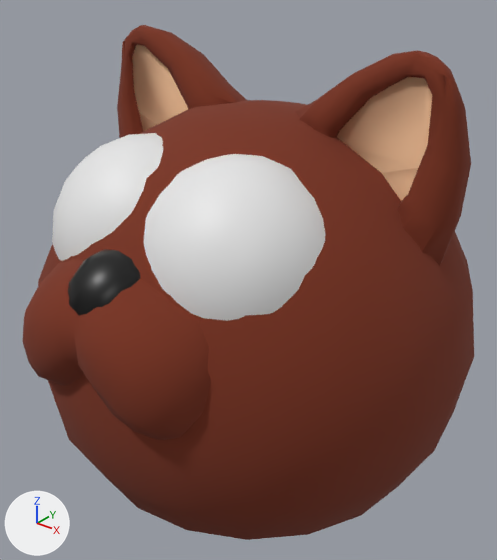
What one commit did to the glTF model art/Cats/ggjcat.glb.
The view is the same before and after, from a camera (50 mm lens) standing at (0.76, -0.972, 0.68) and looking at (-0.027, 0.013, 0.07). The lights are fixed; the arrows at lower left show +X, +Y and +Z. Vertices at the same position are counted once.

Objects in the first picture: 'Cat_bdy'.
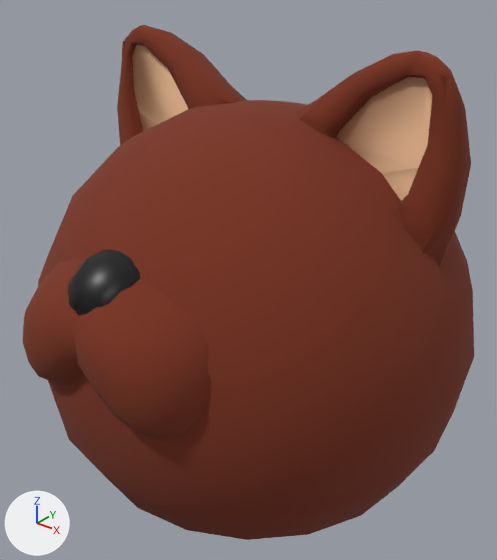
What the commit changed:
me_sphere_001 has 1359 vertices, 2553 faces and spans x -0.43..0.43, y -0.454..0.507, z -0.43..0.541.
me_sphere_001 is used by ob_cat_bdy; location (0.0, 0.0, 0.0).
me_sphere_001 part 1: the loose piece of 162 vertices spanning x -0.072..0.278, y -0.347..0.003, z 0.039..0.39 is deleted.
me_sphere_001 part 2: the loose piece of 162 vertices spanning x -0.278..0.072, y -0.347..0.003, z 0.039..0.39 is deleted.
me_sphere_001 no longer uses material mat_eye (white #e7e7e7).

Location of each change, (x1, y1, x2, y2) in pixels of the pictures (497 x 560 px):
part 1 of me_sphere_001, deleted
    before: (143, 154, 325, 321)
part 2 of me_sphere_001, deleted
    before: (52, 133, 163, 261)
